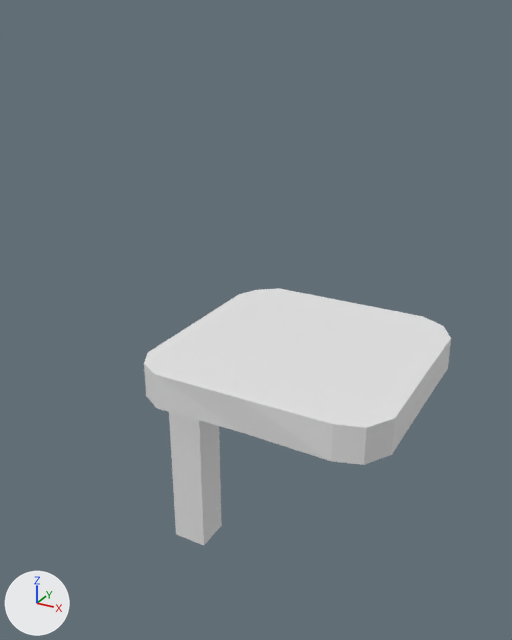
Two versions of the Blender file client/models/chair.blend, one commit apart.
One viewpoint serves both versions: a 50 mm camera at (3.07, -6.59, 4.32) aimed at (-0.45, -0.2, 1.13). Arrows for +X, +Y and +Z are at lower left; the lights stay in place.
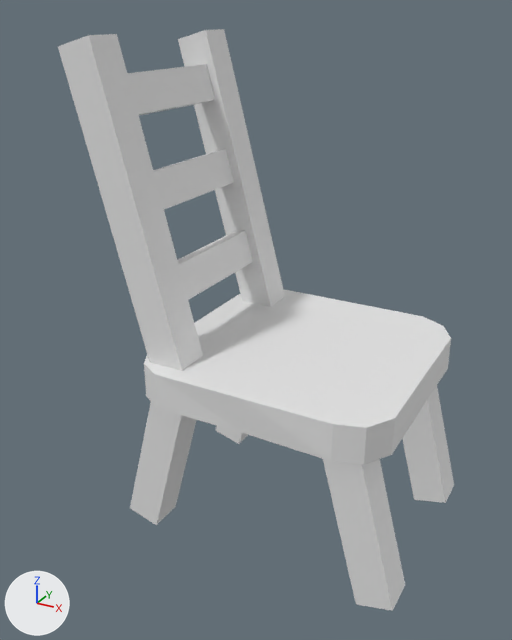
Scene script edits in JSON lines:
```json
{"op": "add", "block": "me_cube_005", "code": ["me_cube_005 = bpy.data.meshes.new('Cube.005')", "me_cube_005.from_pydata(...)  # a box spanning x -0.28..0.28, y -2.33..2.38, z -0.28..0.28"]}
{"op": "add", "block": "me_cube_007", "code": ["me_cube_007 = bpy.data.meshes.new('Cube.007')", "me_cube_007.from_pydata(...)  # a box spanning x -0.28..0.28, y 0.14..2.38, z 0.01..0.28"]}
{"op": "set", "path": "ob_cube.location", "old": "(-0.91, -0.82, 0.11)", "new": "(-1.04, -0.97, 0.29)"}
{"op": "set", "path": "ob_cube.rotation_euler", "old": "(1.571, 0.0, 0.0)", "new": "(1.571, 0.262, 0.0)", "note": "degrees (90, 0, 0) -> degrees (90, 15, 0)"}
{"op": "add", "block": "ob_cube_001", "code": ["ob_cube_001 = bpy.data.objects.new('Cube.001', me_cube.copy())  # the mesh of ob_cube", "ob_cube_001.location = (1.05, -0.98, 0.29)", "ob_cube_001.rotation_euler = (1.571, -0.262, 0.0)  # degrees (90, -15, 0)", "ob_cube_001.scale = (0.715, 0.715, 0.715)"]}
{"op": "add", "block": "ob_cube_002", "code": ["ob_cube_002 = bpy.data.objects.new('Cube.002', me_cube.copy())  # the mesh of ob_cube", "ob_cube_002.location = (1.06, 0.99, 0.29)", "ob_cube_002.rotation_euler = (1.571, -0.262, 0.0)  # degrees (90, -15, 0)", "ob_cube_002.scale = (0.715, 0.715, 0.715)"]}
{"op": "add", "block": "ob_cube_003", "code": ["ob_cube_003 = bpy.data.objects.new('Cube.003', me_cube.copy())  # the mesh of ob_cube", "ob_cube_003.location = (-1.04, 1.01, 0.29)", "ob_cube_003.rotation_euler = (1.571, 0.262, 0.0)  # degrees (90, 15, 0)", "ob_cube_003.scale = (0.715, 0.715, 0.715)"]}
{"op": "add", "block": "ob_cube_005", "code": ["ob_cube_005 = bpy.data.objects.new('Cube.005', me_cube_005)", "ob_cube_005.location = (-1.42, -0.97, 2.4)", "ob_cube_005.rotation_euler = (1.571, -0.262, 0.0)  # degrees (90, -15, 0)", "ob_cube_005.scale = (0.715, 0.715, 0.715)"]}
{"op": "add", "block": "ob_cube_004", "code": ["ob_cube_004 = bpy.data.objects.new('Cube.004', me_cube_005.copy())", "ob_cube_004.location = (-1.42, 1.02, 2.4)", "ob_cube_004.rotation_euler = (1.571, -0.262, 0.0)  # degrees (90, -15, 0)", "ob_cube_004.scale = (0.715, 0.715, 0.715)"]}
{"op": "add", "block": "ob_cube_006", "code": ["ob_cube_006 = bpy.data.objects.new('Cube.006', me_cube_007)", "ob_cube_006.location = (-1.56, 0.92, 2.52)", "ob_cube_006.rotation_euler = (0.0, -1.309, -3.142)  # degrees (0, -75, -180)", "ob_cube_006.scale = (0.715, 0.715, 0.715)"]}
{"op": "add", "block": "ob_cube_007", "code": ["ob_cube_007 = bpy.data.objects.new('Cube.007', me_cube_007.copy())", "ob_cube_007.location = (-1.8, 0.92, 3.48)", "ob_cube_007.rotation_euler = (0.0, -1.309, -3.142)  # degrees (0, -75, -180)", "ob_cube_007.scale = (0.715, 0.715, 0.715)"]}
{"op": "add", "block": "ob_cube_008", "code": ["ob_cube_008 = bpy.data.objects.new('Cube.008', me_cube_007.copy())", "ob_cube_008.location = (-1.3, 0.92, 1.55)", "ob_cube_008.rotation_euler = (0.0, -1.309, -3.142)  # degrees (0, -75, -180)", "ob_cube_008.scale = (0.715, 0.715, 0.715)"]}
```

Where the change shows, as pixel boxes (x1, y1, x2, y2) in the pictures (512 x 640 px):
```json
{"object": "Cube.005", "change": "added", "after": [58, 34, 203, 371]}
{"object": "Cube.004", "change": "added", "after": [178, 29, 285, 307]}
{"object": "Cube", "change": "moved, turned", "before": [169, 412, 222, 545], "after": [130, 402, 197, 525]}
{"object": "Cube.001", "change": "added", "after": [323, 459, 405, 611]}
{"object": "Cube.002", "change": "added", "after": [402, 386, 454, 503]}
{"object": "Cube.007", "change": "added", "after": [127, 64, 215, 115]}
{"object": "Cube.006", "change": "added", "after": [153, 149, 234, 209]}
{"object": "Cube.008", "change": "added", "after": [178, 231, 253, 300]}
{"object": "Cube.003", "change": "added", "after": [215, 426, 248, 444]}
```
